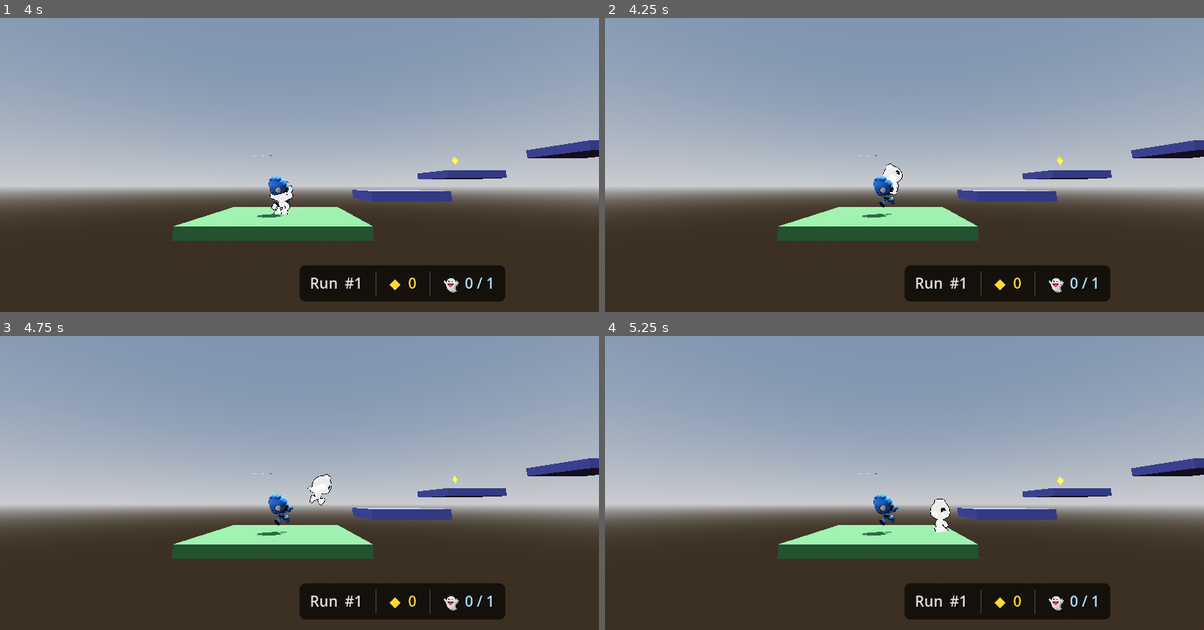
Above: before the commit, frames 1-4 (two rows, left to right).
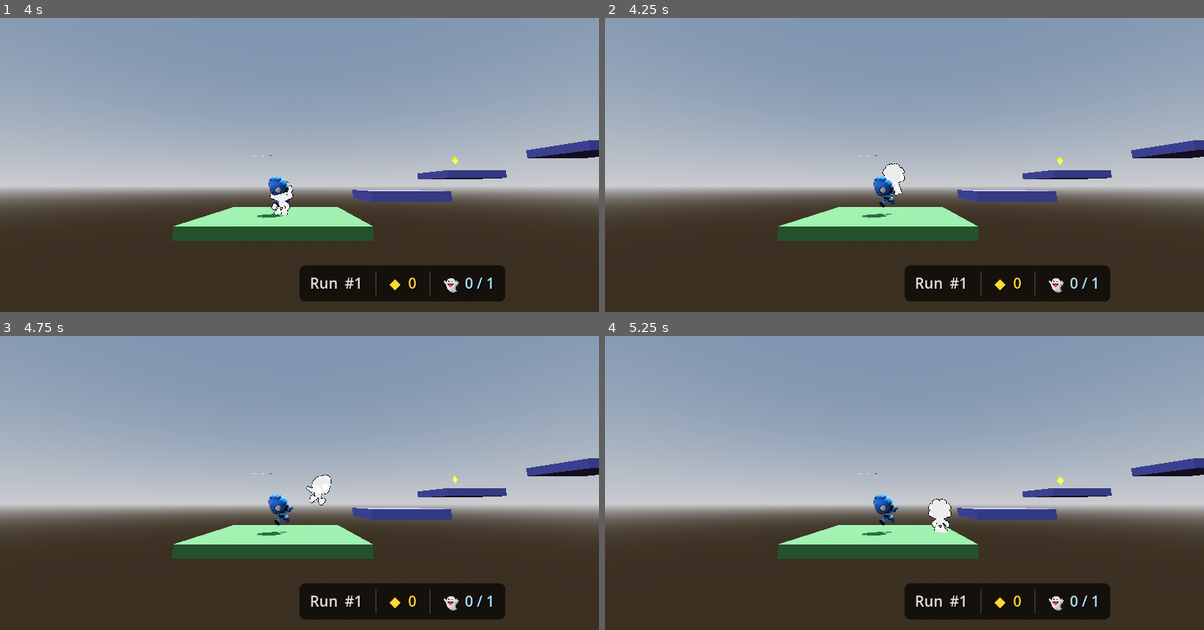
Above: after the commit, the same moments.

Repository: ZacharyEllison/rewind
Game: Godot game, scene res://scenes/main.tscn
Same seed, same stepped clock (60 frames per second), same inputs: the game is played once before the commit and once after it.
Inputs (mouse positions are in pixels of both pictures, inside the frame that each line leads up to):
- Up to frame 1 (4 s): tap Enter (ui_accept) at 0.5, 0.77, 1.07, 3.5, 3.77 s; move the mouse to (431, 126) at 0.52 s; hold Right (ui_right) 0.53-1.25 s; tap 1 at 0.6 s; click (431, 126) at 0.67 s; drag from (179, 159) to (269, 212) at 1.27 s; move the mouse to (359, 70) at 2.02 s; hold Right (ui_right) 2.03-2.75 s; tap 3 at 2.1 s; drag from (269, 212) to (119, 94) at 2.77 s; move the mouse to (479, 194) at 3.52 s; hold Left (ui_left) from 3.53 s (still down); tap 5 at 3.6 s
- Up to frame 2 (4.25 s): keep holding Left (ui_left); tap Enter (ui_accept) at 4.07 s
- Up to frame 3 (4.75 s): release Left (ui_left) at 4.25 s; drag from (119, 412) to (209, 377) at 4.27 s
- Up to frame 4 (5.25 s): move the mouse to (934, 462) at 5.02 s; hold Down (ui_down) from 5.03 s (still down); tap 7 at 5.1 s; click (934, 462) at 5.17 s

Frame 1 is identical in both runs. In frame 2, 0.1% of the frame differs, in the area x 46-51%, y 49-61%; in frame 3, less than 0.1%; in frame 4, 0.1%, in the area x 53-58%, y 55-67%.

Commit message:
Adjust GhostRobot's slerp interpolation for smoother movement; clean up RobotCharacterController logging

Diff:
--- a/assets/scripts/_systems/GhostRobot.gd
+++ b/assets/scripts/_systems/GhostRobot.gd
@@ -73,7 +73,7 @@
 	var horizontal_movement := Vector3(movement.x, 0.0, movement.z)
 	if horizontal_movement.length_squared() > 0.0001:
 		var target_basis := Basis.looking_at(horizontal_movement.normalized(), Vector3.UP)
-		global_basis = global_basis.orthonormalized().slerp(target_basis, -0.25)
+		global_basis = global_basis.orthonormalized().slerp(target_basis, -0.5)
 
 	global_position = new_position
 	_last_position = new_position
--- a/assets/scripts/_systems/RobotCharacterController.gd
+++ b/assets/scripts/_systems/RobotCharacterController.gd
@@ -38,9 +38,6 @@
 var _facing_dir: Vector3 = Vector3.FORWARD
 var _rewind_was_pressed: bool = false
 var game_manager: Node
-var _log_frame: int = 0  # throttle verbose per-frame logs
-var _left_was_active: bool = false
-var _right_was_active: bool = false
 
 
 func _ready() -> void:
@@ -50,25 +47,12 @@
 	game_manager = get_parent().get_node_or_null("GameManager")
 	spawn_position = global_position
 	print("RobotController Ready - max_speed: %.1f, jump: %.1f" % [max_speed, jump_velocity])
-	print("[CTL] left_controller assigned: %s" % str(left_controller))
-	print("[CTL] right_controller assigned: %s" % str(right_controller))
-	print("[CTL] xr_camera assigned: %s" % str(xr_camera))
-	if left_controller:
-		left_controller.button_pressed.connect(func(btn): print("[CTL] LEFT button_pressed: %s" % btn))
-		left_controller.button_released.connect(func(btn): print("[CTL] LEFT button_released: %s" % btn))
-		left_controller.input_vector2_changed.connect(func(name, vec): print("[CTL] LEFT vector2 %s = %s" % [name, vec]))
-	if right_controller:
-		right_controller.button_pressed.connect(func(btn): print("[CTL] RIGHT button_pressed: %s" % btn))
-		right_controller.button_released.connect(func(btn): print("[CTL] RIGHT button_released: %s" % btn))
-		right_controller.input_vector2_changed.connect(func(name, vec): print("[CTL] RIGHT vector2 %s = %s" % [name, vec]))
 	# Auto-start recording immediately so the first run is captured
 	if game_manager:
 		game_manager.start_recording()
 
 
 func _physics_process(delta: float) -> void:
-	_log_frame += 1
-	_check_controller_active_state()
 	_check_fall()
 	_check_rewind_trigger()
 	# Block movement during rewind playback
@@ -81,29 +65,6 @@
 	_apply_jump()
 	move_and_slide()
 	_update_facing(delta)
-
-
-# --- Controller active-state change detection ---
-
-func _check_controller_active_state() -> void:
-	var left_active := left_controller != null and left_controller.get_is_active()
-	var right_active := right_controller != null and right_controller.get_is_active()
-
-	if left_active != _left_was_active:
-		print("[CTL] LEFT controller active changed: %s -> %s  (frame %d)" % [
-			_left_was_active, left_active, _log_frame])
-		_left_was_active = left_active
-
-	if right_active != _right_was_active:
-		print("[CTL] RIGHT controller active changed: %s -> %s  (frame %d)" % [
-			_right_was_active, right_active, _log_frame])
-		_right_was_active = right_active
-
-	# Periodic heartbeat every ~3 seconds so you can see current state in the log
-	if _log_frame % 180 == 0:
-		print("[CTL] heartbeat — left_active=%s  right_active=%s  pos=%s  vel=%s" % [
-			left_active, right_active,
-			global_position.snappedf(0.01), velocity.snappedf(0.01)])
 
 
 # --- Rewind trigger ---
@@ -204,36 +165,23 @@
 		# Only use XRCamera3D orientation when a physical controller is actually tracked.
 		# In desktop mode xr_camera is non-null but its basis may be garbage from the
 		# XR runtime, causing keyboard X-axis input to collapse to zero after y-flatten.
-		var left_active := left_controller != null and left_controller.get_is_active()
-		var right_active := right_controller != null and right_controller.get_is_active()
-		var any_controller_active := left_active or right_active
-		if _log_frame % 60 == 0:
-			print("[CTL] stick=%s  left_active=%s  right_active=%s  xr_camera=%s" % [
-				stick, left_active, right_active, str(xr_camera)])
+		var any_controller_active := (left_controller and left_controller.get_is_active()) \
+								  or (right_controller and right_controller.get_is_active())
 		if xr_camera and any_controller_active:
 			var cam_basis := xr_camera.global_transform.basis
 			move_dir = cam_basis * Vector3(stick.x, 0.0, -stick.y)
-			if _log_frame % 60 == 0:
-				print("[CTL] using XRCamera  cam_basis_valid=%s  move_dir_pre_flatten=%s" % [
-					cam_basis.is_finite(), move_dir])
 		else:
 			# Desktop: use the active flat Camera3D, or fall back to world-space axes.
 			var cam3d := get_viewport().get_camera_3d()
 			if cam3d:
 				var cam_basis := cam3d.global_transform.basis
 				move_dir = cam_basis * Vector3(stick.x, 0.0, -stick.y)
-				if _log_frame % 60 == 0:
-					print("[CTL] using FlatCam  move_dir_pre_flatten=%s" % move_dir)
 			else:
 				move_dir = Vector3(stick.x, 0.0, -stick.y)
-				if _log_frame % 60 == 0:
-					print("[CTL] no camera found, world-space move_dir=%s" % move_dir)
 		move_dir.y = 0.0
 		if move_dir.length_squared() > 0.0001:
 			move_dir = move_dir.normalized()
 		else:
-			if _log_frame % 60 == 0:
-				print("[CTL] WARNING: move_dir collapsed to zero after flatten (stick had input but no movement)")
 			move_dir = Vector3.ZERO
 
 	var horizontal := Vector3(velocity.x, 0.0, velocity.z)
